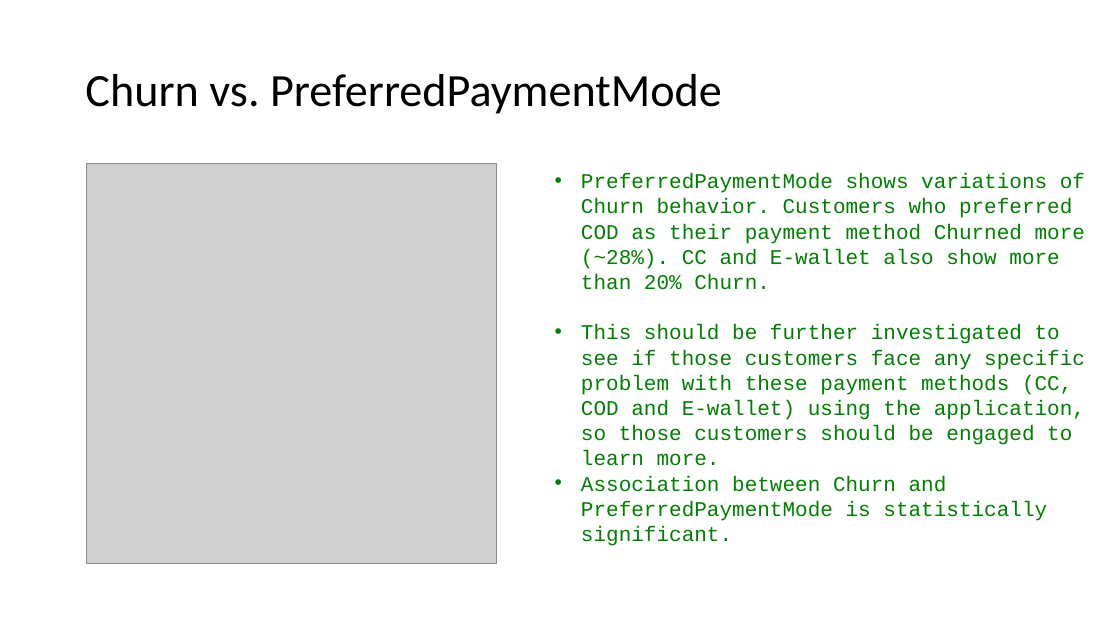
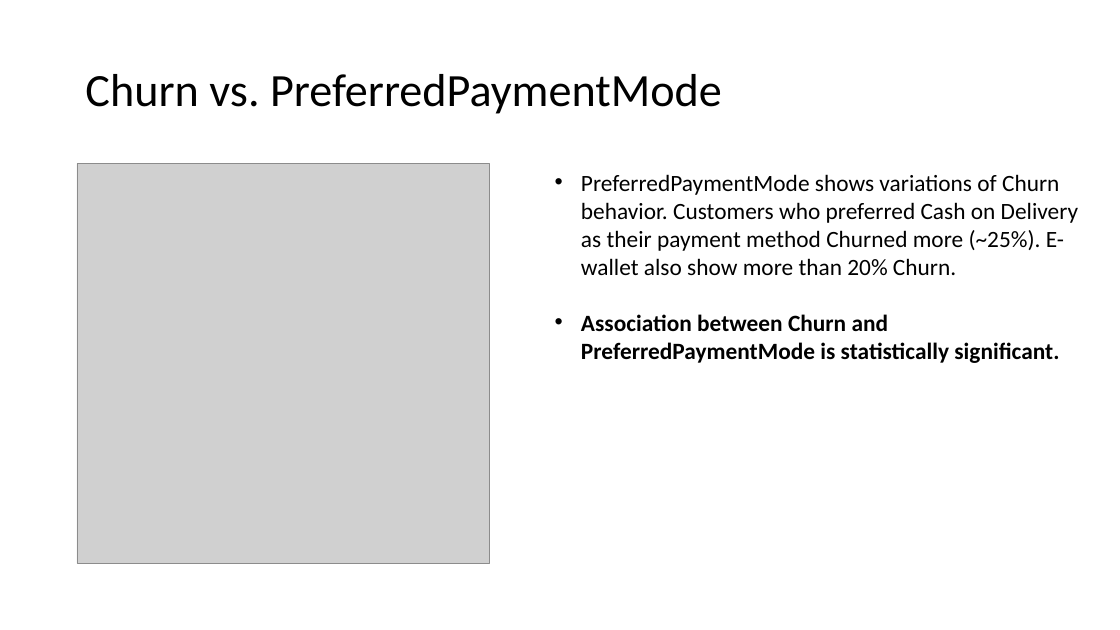
Before and after one commit to jalalmahmud/churn-analysis, a slide deck: slide 14 of Presentation-Churn-JalalMahmud.pptx (slide 12 before the commit). Drawn at 1120x630 pixels with LibreOffice and Linux fonts; fonts in the diff are those of the drawing; grey boxes stand for pictures. Boxes give left, top, right and bottom in pixels: in the first picture for what was removed or moved away, otherwise in the second. Text is boxed around its words. In the diff, an @@ line names an element or a change of style, - is before the commit and + after.

```diff
--- a/Presentation-Churn-JalalMahmud.pptx
+++ b/Presentation-Churn-JalalMahmud.pptx
@@ picture: place and size @@
-picture at [87,164,497,564]
+picture at [77,164,490,564]
@@ text at [581,174,1078,275]: text changed; size 18 to 20 pt; font Courier New to Calibri; text colour #008000 to #000000 @@
-• PreferredPaymentMode shows variations of Churn behavior. Customers who preferred COD as their payment method Churned more (~28%). CC and E-wallet also show more than 20% Churn.
-• This should be further investigated to see if those customers face any specific problem with these payment methods (CC, COD and E-wallet) using the application, so those customers should be engaged to learn more.
+• PreferredPaymentMode shows variations of Churn behavior. Customers who preferred Cash on Delivery as their payment method Churned more (~25%). E-wallet also show more than 20% Churn.
@@ text at [581,314,1059,363]: size 18 to 20 pt, font Courier New to Calibri, text colour #008000 to #000000, bold on in "Association between Churn and PreferredPaymentMode is statis ..." @@
```
Also in this commit, not shown: 24 other slides changed, 3 slides added, 1 slide removed.
